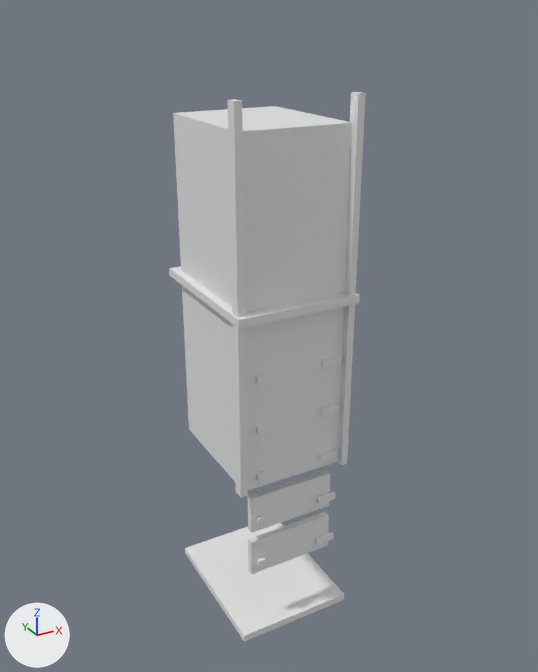
The OBJ model unity/Assets/Art/Generated/campus-kit/prop-server-rack.obj, before and after one commit.
Before and after are seen from a camera (50 mm lens) standing at (-1.6, -3.0, 3.02) and looking at (0.05, 0.0, 1.52). Lighting does not change. The marker at lower left points along +X, +Y and +Z. The older version comes first. Where no turn or scale is listed for an object, it has been applied to the vertices.

Objects in the first picture: 'prop-server-rack'.
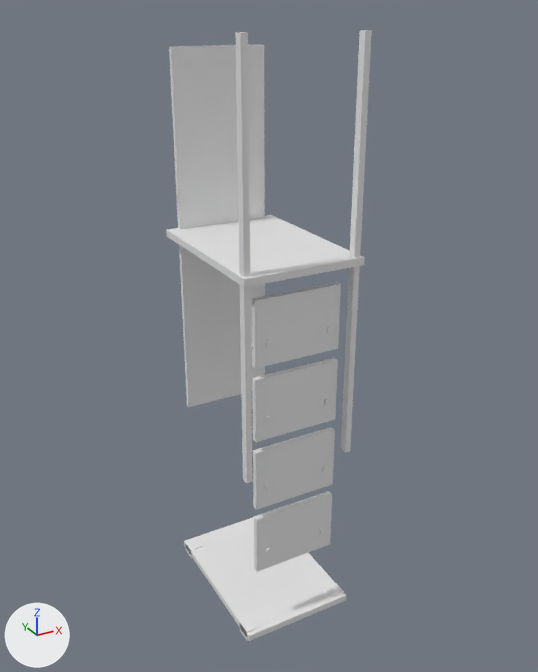
Where the change shows, as pixel boxes (x1, y1, x2, y2) in the pictures (538 x 672 px; the box of a moved part takes in the faces that stretch with it):
'prop-server-rack', reshaped (11% taller): before (169, 92, 366, 642); after (166, 30, 372, 641)
part 1 of me_prop_server_rack, moved or reshaped: before (173, 106, 352, 490); after (186, 538, 203, 558)
part 2 of me_prop_server_rack, moved or reshaped (not visible afterwards): before (227, 99, 248, 498)
part 3 of me_prop_server_rack, moved or reshaped: before (337, 92, 366, 465); after (240, 617, 260, 641)
part 4 of me_prop_server_rack, moved or reshaped: before (169, 266, 360, 328); after (324, 583, 344, 597)
part 5 of me_prop_server_rack, moved or reshaped: before (185, 523, 344, 642); after (235, 32, 253, 483)
part 6 of me_prop_server_rack, moved or reshaped: before (248, 512, 329, 574); after (341, 30, 372, 452)
part 7 of me_prop_server_rack, moved or reshaped: before (316, 532, 334, 545); after (166, 215, 365, 287)
part 8 of me_prop_server_rack, moved or reshaped: before (257, 557, 266, 567); after (184, 517, 347, 641)
part 9 of me_prop_server_rack, moved or reshaped: before (248, 470, 331, 533); after (169, 44, 265, 407)
part 10 of me_prop_server_rack, moved or reshaped: before (317, 491, 335, 504); after (254, 491, 332, 572)
part 11 of me_prop_server_rack, moved or reshaped: before (257, 515, 266, 525); after (266, 548, 270, 554)
part 12 of me_prop_server_rack, moved or reshaped: before (318, 449, 337, 461); after (253, 427, 335, 510)
part 13 of me_prop_server_rack, moved or reshaped: before (256, 471, 266, 481); after (266, 484, 270, 491)
part 14 of me_prop_server_rack, moved or reshaped: before (320, 403, 339, 416); after (252, 358, 338, 442)
part 15 of me_prop_server_rack, moved or reshaped: before (321, 355, 341, 368); after (251, 282, 341, 369)
part 16 of me_prop_server_rack, moved or reshaped: before (256, 374, 266, 384); after (266, 340, 270, 346)

The change, as a diff of the scene's bpy script:
```diff
--- a/unity/Assets/Art/Generated/campus-kit/prop-server-rack.obj.py
+++ b/unity/Assets/Art/Generated/campus-kit/prop-server-rack.obj.py
@@ me_prop_server_rack @@
-me_prop_server_rack.from_pydata(...)  # 216 vertices, 162 faces; spans x -0.31..0.31, y -0.39..0.39, z 0.02..2.7
+me_prop_server_rack.from_pydata(...)  # 216 vertices, 162 faces; spans x -0.3..0.3, y -0.43..0.43, z 0.03..2.94
+# me_prop_server_rack part 1: the loose piece of 8 vertices spanning x -0.27..0.27, y -0.33..0.33, z 0.9..2.58 is scaled about its middle by (0.148, 0.121, 0.0357), then moved by (-0.26, 0.36, -1.68)
+# me_prop_server_rack part 2: the loose piece of 8 vertices spanning x -0.3..-0.27, y -0.37..-0.31, z 0.9..2.7 is scaled about its middle by (2.29, 1.45, 0.0333), then moved by (0.55, 0.7, -1.74)
+# me_prop_server_rack part 3: the loose piece of 8 vertices spanning x 0.27..0.3, y -0.37..-0.31, z 0.9..2.7 is scaled about its middle by (2.29, 1.45, 0.0333), then moved by (-0.55, -0.02, -1.74)
+# me_prop_server_rack part 4: the loose piece of 8 vertices spanning x -0.31..0.31, y -0.39..0.39, z 1.78..1.82 is scaled about its middle by (0.129, 0.103, 1.5), then moved by (0.26, -0.36, -1.74)
+# me_prop_server_rack part 5: the loose piece of 8 vertices spanning x -0.31..0.31, y -0.39..0.39, z 0.02..0.06 is scaled about its middle by (0.0484, 0.0513, 48.5), then moved by (-0.27, -0.38, 1.93)
+# me_prop_server_rack part 6: the loose piece of 8 vertices spanning x -0.23..0.23, y -0.33..-0.29, z 0.38..0.58 is scaled about its middle by (0.0652, 1.14, 9.7), then moved by (0.27, -0.07, 1.49)
+# me_prop_server_rack part 7: the loose piece of 8 vertices spanning x 0.15..0.25, y -0.35..-0.33, z 0.43..0.47 is scaled about its middle by (6, 42.5, 1), then moved by (-0.2, 0.34, 1.54)
+# me_prop_server_rack part 8: the loose piece of 8 vertices spanning x -0.2..-0.16, y -0.35..-0.33, z 0.43..0.47 is scaled about its middle by (15, 42.5, 1), then moved by (0.18, 0.34, -0.38)
+# me_prop_server_rack part 9: the loose piece of 8 vertices spanning x -0.23..0.23, y -0.33..-0.29, z 0.64..0.84 is scaled about its middle by (1.04, 0.714, 9.3), then moved by (0.0, 0.72, 1.19)
+# me_prop_server_rack part 10: the loose piece of 8 vertices spanning x 0.15..0.25, y -0.35..-0.33, z 0.69..0.73 is scaled about its middle by (4.4, 1.5, 9.14), then moved by (-0.2, -0.01, -0.13)
+# me_prop_server_rack part 11: the loose piece of 8 vertices spanning x -0.2..-0.16, y -0.35..-0.33, z 0.69..0.73 is scaled about its middle by (0.375, 0.6, 0.714), then moved by (0.02, -0.03, -0.18)
+# me_prop_server_rack part 12: the loose piece of 8 vertices spanning x 0.15..0.25, y -0.35..-0.33, z 0.95..0.99 is scaled about its middle by (4.4, 1.5, 9.14), then moved by (-0.2, -0.01, -0.01)
+# me_prop_server_rack part 13: the loose piece of 8 vertices spanning x -0.2..-0.16, y -0.35..-0.33, z 0.95..0.99 is scaled about its middle by (0.375, 0.6, 0.714), then moved by (0.02, -0.03, -0.06)
+# me_prop_server_rack part 14: the loose piece of 8 vertices spanning x 0.15..0.25, y -0.35..-0.33, z 1.21..1.25 is scaled about its middle by (4.4, 1.5, 9.14), then moved by (-0.2, -0.01, 0.11)
+# me_prop_server_rack part 15: the loose piece of 8 vertices spanning x 0.15..0.25, y -0.35..-0.33, z 1.47..1.5 is scaled about its middle by (4.4, 1.5, 9.14), then moved by (-0.2, -0.01, 0.23)
+# me_prop_server_rack part 16: the loose piece of 8 vertices spanning x -0.2..-0.16, y -0.35..-0.33, z 1.47..1.5 is scaled about its middle by (0.375, 0.6, 0.714), then moved by (0.02, -0.03, 0.18)
+# other edits to the shape of me_prop_server_rack do not show in these pictures
```
